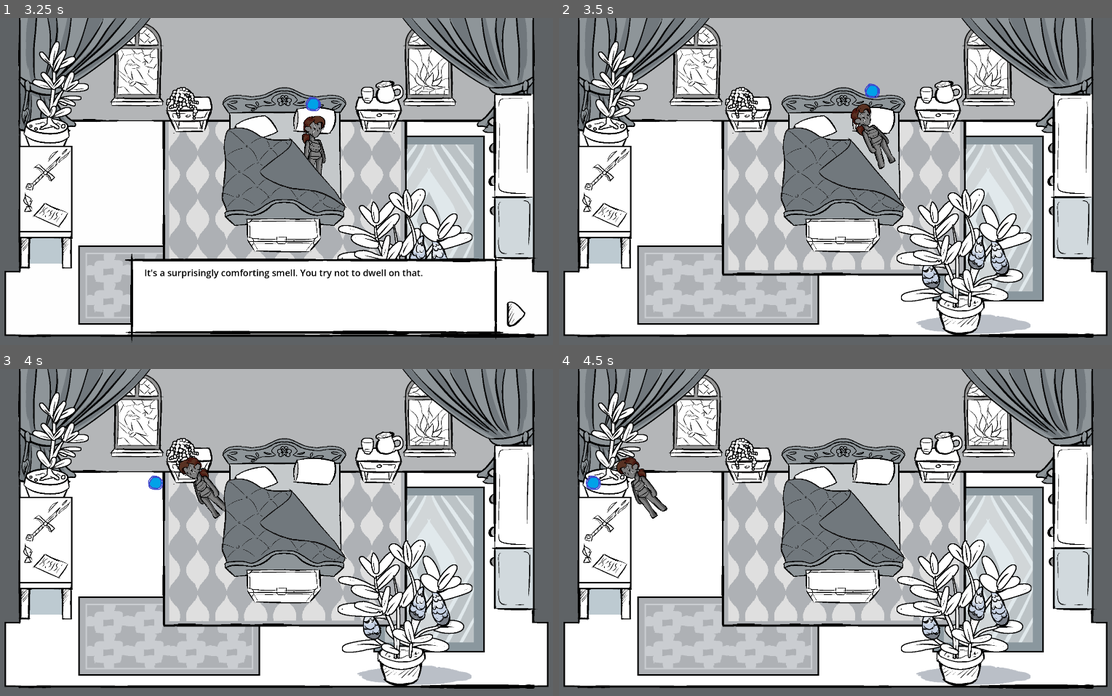
Above: before the commit, frames 1-4 (two rows, left to right).
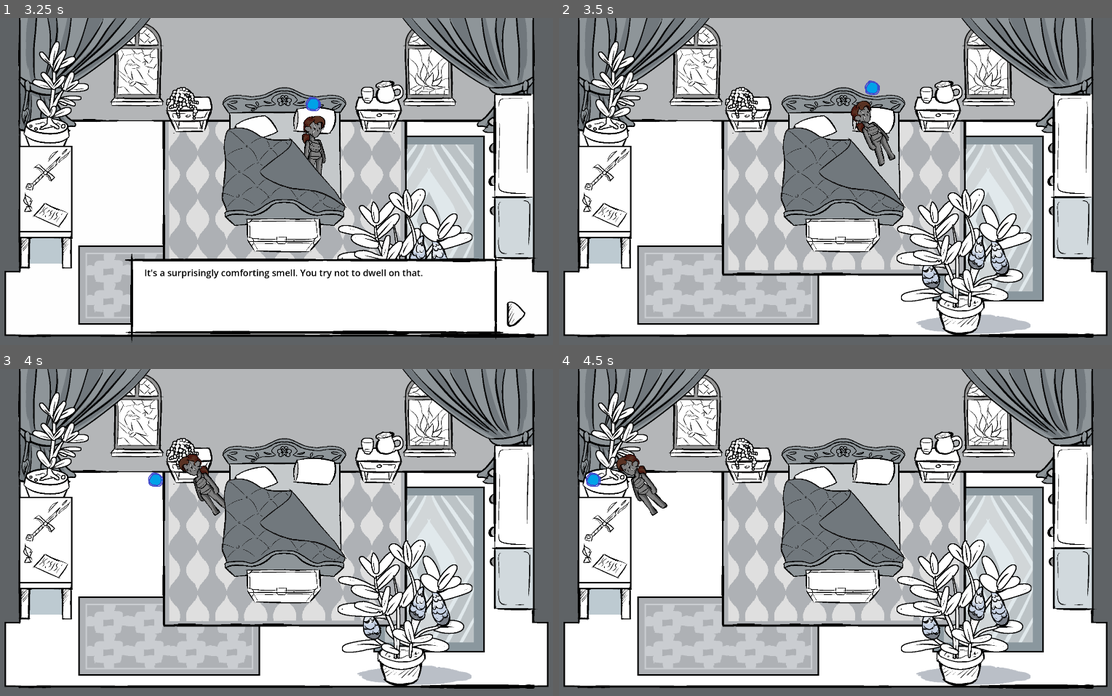
Above: after the commit, the same moments.

Repository: Jigamaree/Witchs-Orders
Game: Godot game, scene res://Scenes/Room_Bedroom.tscn
The game is run twice, just before and just after one commit, with the same random seed, the same clock (stepped at 60 frames per second) and the same inputs.
Inputs (mouse positions are in pixels of both pictures, inside the frame that each line leads up to):
- Up to frame 1 (3.25 s): tap Enter (ui_accept) at 0.5, 0.77, 1.07, 1.52, 1.55, 1.82, 2, 3.02 s; move the mouse to (409, 165) at 0.52 s; hold Right (ui_right) 0.53-1.28 s; tap Mouse wheel down (ui_scroll_down, bound only after the comm… at 0.6, 2.3, 2.85 s; click (409, 165) at 0.67 s; tap Mouse wheel up (ui_scroll_up, bound only after the commit) at 0.8, 1.35, 3.05 s; move the mouse to (165, 197) at 1.27 s; hold Down (ui_down) 1.28-2.03 s; click (165, 197) at 1.42 s; move the mouse to (337, 109) at 2.02 s; hold Right (ui_right) 2.03-2.78 s; hold Enter (ui_accept) 2.03-2.78 s; click (337, 109) at 2.17 s; move the mouse to (248, 246) at 2.77 s; hold Up (ui_up) from 2.78 s (still down); click (248, 246) at 2.92 s
- Up to frame 2 (3.5 s): keep holding Up (ui_up); tap Enter (ui_accept) at 3.32 s
- Up to frame 3 (4 s): move the mouse to (453, 581) at 3.52 s; release Up (ui_up) at 3.53 s; hold Left (ui_left) from 3.53 s (still down); hold Enter (ui_accept) from 3.53 s (still down); tap Mouse wheel up (ui_scroll_up, bound only after the commit) at 3.6 s; click (453, 581) at 3.67 s
- Up to frame 4 (4.5 s): keep holding Left (ui_left); tap Z (ui_debug2) at 4.15 s; move the mouse to (664, 483) at 4.27 s; release Enter (ui_accept) at 4.28 s; tap Mouse wheel down (ui_scroll_down, bound only after the comm… at 4.35 s; click (664, 483) at 4.42 s

Frame 1 is identical in both runs. In frame 2, 0.6% of the frame differs, in the area x 52-61%, y 19-47%; in frame 3, 0.6%; in frame 4, 0.7%, in the area x 4-20%, y 26-46%.

Commit message:
Fixed bug where you could move during door dialogue. Added fade out and in command to dialogue system. Expanded door dialogue and added bad end possibility. Probs some other changes but I haven't saved in a hot second whoops.

Diff:
--- a/Scenes/AssetScenes/PlayerCharacter.tscn
+++ b/Scenes/AssetScenes/PlayerCharacter.tscn
@@ -34,7 +34,7 @@
 [sub_resource type="RectangleShape2D" id="RectangleShape2D_mdaju"]
 size = Vector2(60.5, 62)
 
-[node name="PlayerCharacter" type="CharacterBody2D" unique_id=725370827 groups=["player", "playerBody"]]
+[node name="PlayerCharacter" type="CharacterBody2D" unique_id=725370827 groups=["player", "playerBody", "playerClass"]]
 script = ExtResource("1_kwl72")
 
 [node name="characterSprite2D" type="AnimatedSprite2D" parent="." unique_id=1049455970]
--- a/Scenes/Room_Bedroom.tscn
+++ b/Scenes/Room_Bedroom.tscn
@@ -229,7 +229,7 @@
 [node name="WardrobeCollide2" type="StaticBody2D" parent="Collisions" unique_id=1166416866]
 
 [node name="CollisionShape2D" type="CollisionShape2D" parent="Collisions/WardrobeCollide2" unique_id=837792558]
-position = Vector2(976, 152)
+position = Vector2(975, 142)
 shape = SubResource("RectangleShape2D_l272v")
 debug_color = Color(0.97802454, 0, 0.40322107, 0.41960785)
 
--- a/Scripts/DialogueSystem/_DialogueSystem.gd
+++ b/Scripts/DialogueSystem/_DialogueSystem.gd
@@ -44,6 +44,11 @@
 @onready var background_tint_rect: ColorRect = $Control/BackgroundTintRect
 @onready var background_image_rect: TextureRect = $Control/CenterContainer/imageDisplayRect
 
+var scroll_direction := 0
+@export var scroll_speed := 400.0
+var boxHasFocus = true
+var scroll_amount = 30
+
 func _ready() -> void:
 	continue_arrow.hide()
 	choice_box.hide()
@@ -61,10 +66,7 @@
 	await get_tree().create_timer(0.3).timeout
 	inital_input_blocked = false
 
-func _process(_delta: float) -> void:
-	if text_finished and choice_box.visible == true:
-		print("keyboard select?")
-
+func _process(delta: float) -> void:
 	if Input.is_action_just_pressed("ui_accept") and inital_input_blocked == false:
 		advance_line()
 
@@ -74,6 +76,44 @@
 
 	if continue_arrow.visible:
 		continue_arrow.play("default")
+
+	if scroll_direction == 0:
+		return
+
+	var bar = dialogue.get_v_scroll_bar()
+	bar.value += scroll_direction * scroll_speed * delta
+
+func any_button_has_focus() -> bool:
+	var focused := get_viewport().gui_get_focus_owner()
+	return focused != null and choice_box.is_ancestor_of(focused)
+
+func _unhandled_input(event: InputEvent) -> void:
+	if event.is_action_pressed("ui_left") or event.is_action_pressed("ui_right"):
+		if choice_box.visible == true:
+			if !boxHasFocus:
+				get_viewport().gui_release_focus()
+				dialogue.grab_focus()
+				boxHasFocus = true
+			else:
+				choice_box.get_child(0).grab_focus()
+				boxHasFocus = false
+
+	if event.is_action_pressed("ui_down"):
+		scroll_direction = 1
+
+	elif event.is_action_pressed("ui_up"):
+		scroll_direction = -1
+
+	elif event.is_action_released("ui_down") or event.is_action_released("ui_up"):
+		scroll_direction = 0
+
+func _input(event: InputEvent) -> void:
+	if event is InputEventMouseButton and event.is_action("ui_scroll_down"):
+		var bar = dialogue.get_v_scroll_bar()
+		bar.value += scroll_amount
+	elif event is InputEventMouseButton and event.is_action("ui_scroll_up"):
+		var bar = dialogue.get_v_scroll_bar()
+		bar.value -= scroll_amount
 
 func set_dialogue():
 	#var dlg = conv[index].dialogue
@@ -83,6 +123,7 @@
 	set_speaker_title_and_visability()
 	set_portrait()
 	check_for_background_or_full_image()
+	fade_in_or_out()
 	set_text_alignment()
 
 	# Set label text to line
@@ -173,6 +214,19 @@
 	if conv[index].has("illustration"):
 		print("a FULL image would be set here!")
 
+func fade_in_or_out():
+	if conv[index].has("fadeIntoScene"):
+		var tween = get_tree().create_tween()
+		tween.tween_property(background_tint_rect, "modulate:a", 0, 0.5).from(255.0)
+		await tween.finished
+	elif conv[index].has("fadeToBlack"):
+		background_tint_rect.visible = true
+		var tween = get_tree().create_tween()
+		#tween.set_parallel(true)
+		tween.tween_property(background_tint_rect, "modulate:a", 255.0, 0.5).from(0)
+		await tween.finished
+		#this means the next statement doesn't run unnessasarily
+		last_was_background = true
 
 var rate_norm = 0.03
 var rate_comma = 0.12
@@ -222,7 +276,7 @@
 			btn.pressed.connect(make_choice.bind(conv[index].choice[c].goto))
 			# Add the button to the container
 			choice_box.add_child(btn)
-		choice_box.get_child(0).grab_focus()
+		#choice_box.get_child(0).grab_focus()
 
 func make_choice(goto):
 	index = goto
@@ -231,6 +285,7 @@
 
 func advance_line():
 	if text_finished:
+		boxHasFocus = true
 		# Simple line, always goes to the same next line
 		if conv[index].has("setSaveVariable"):
 			var setValueArr = conv[index].setSaveVariable
--- a/Scripts/DialogueSystem/scripts_sleepyroom.gd
+++ b/Scripts/DialogueSystem/scripts_sleepyroom.gd
@@ -12,8 +12,7 @@
 	"GingerBaby": {
 		0: {"checkSaveVariable": { "keyToCheck": "plant_guide_read", "wantedValue": "true", "goto_false": 1, "goto_true": 2 }},
 		1: { "speaker": "", "dialogue": "This plant is the spitting image of the larger potted plant across the room. The leaves closest to you are just a touch warm from the light filtering in the window.", "end": true},
-		2: { "speaker": "", "dialogue": "This appears to be not ju …(142 unchanged characters)… old. The knowledge? Thousands, probably.
-Something tells you that money isn't the point of this plant's existence.", "end": true},
+		2: { "speaker": "", "dialogue": "This appears to be not ju …(142 unchanged characters)… old. The knowledge? Thousands, probably. Something tells you that money isn't the point of this plant's existence.", "end": true},
 		},
 
 	"GingerAdult": {
@@ -68,28 +67,34 @@
 		2: { "speaker": "none", "dialogue": "You know the textured glass and heavy lead edging will be too difficult to break.", "end": true } ,
 		},
 
-	"bookshelf": {
-		#1: { "speaker": "A Friend", "dialogue": "This is a simple line of dialogue!", "goto": 2 },
-		#2: { "speaker": "A Friend", "dialogue": "Here's one that sets a condition.", "set": "some_flag", "goto": 3 },
-		#3: { "speaker": "A Friend", "dialogue": "Now we can check that condition and change what comes next.", "check": { "condition": "some_flag", "goto_false": 4, "goto_true": 5 } },
-		1: { "speaker": "none", "dialogue": "I can make choices looking at books.", "goto": 6 },
-		6: { "speaker": "none", "dialogue": "Like this!", "choice": {"c1": {"choice": "I like choices.", "goto": 7 }, "c2": { "choice": "Choices are scary.", "goto": 8 } } },
-		7: { "speaker": "MC", "dialogue": "I like them too.", "goto": 9 },
-		8: { "speaker": "MC", "dialogue": "They do suck.", "goto": 9 },
-		9: { "speaker": "none", "dialogue": "Wow! Options!", "end": true } ,
-		},
-
 	"lockedDoor": {
+		0: {"checkSaveVariable": { "keyToCheck": "bedroom_testedTheDoor", "wantedValue": "true", "goto_false": 1, "goto_true": 7 }},
+		#first time
 		1: { "speaker": "none", "dialogue": "The door is made of sturdy wood, with a decorative brass handle. As you walk up, red threads of magic flicker to life, before racing along a complex arcane swirl on the door.", "goto": 2 },
 		2: { "speaker": "MC", "emote": "eep", "dialogue": " Witchcraft!", "goto": 3 },
-
 		3: { "speaker": "none", "dialogue": "You hesitate briefly before trying to open the door - no luck. The door doesn't budge an inch; you'd honestly think it jammed if the sigil didn't flare with the attempt.", "goto": 4 },
 		4: { "speaker": "none", "dialogue": "Just as you let go, a thought thunders through your mind like a premonition.", "goto": 5 },
 		5: { "speaker": "none", "dialogue": "%wsTo exit, you must be of more than what you are.%ws", "completelyCentered": true, "goto": 6 },
-		6: { "speaker": "MC", "emote": "exasperated", "dialogue": "...Is this door really telling me to get dressed?", "end": true },
-		},
+		6: { "speaker": "MC", "emote": "exasperated", "dialogue": "...Is this door really telling me to get dressed?",
+		"setSaveVariable": ["bedroom_testedTheDoor", true], "end": true },
+		#second time
+		7: { "speaker": "none", "dialogue": "%wsTo exit, you must be of more than what you are.%ws", "completelyCentered": true, "checkSaveVariable": { "keyToCheck": "bedroom_testedTheDoorTwice", "wantedValue": "true", "goto_false": 8, "goto_true": 9 } },
+		8: { "speaker": "MC", "emote": "exasperated", "dialogue": "The fact this door can tell me what to do is really getting on my nerves.", "setSaveVariable": ["bedroom_testedTheDoorTwice", true], "end": true },
+		9: { "speaker": "MC", "dialogue": "I don't need to play these games.",
+		"choice": {"c1": {"choice": "Take a breath.", "goto": 10 }, "c2": { "choice": "Kick in the door", "goto": 12 } } },
+		10: { "speaker": "", "dialogue": "Maybe it's not a good idea to go kicking in enchanted doors. You take a few moments to steady yourself - closed eyes, counting to three on each inhale and exhale.", "goto": 11 },
+		11: { "speaker": "", "dialogue": "This witch may be playing games with you - but there's no reason to lose your cool.", "end": true },
+		12: { "speaker": "", "dialogue": "You've trained for this exact moment. Steadying yourself, you kick the door open.", "fadeToBlack":true, "playEnding": "Captured" },
+	},
 
-		"ChestOfDrawers":{
+	"Test":{
+		1: { "speaker": "", "dialogue": "This is a test of the scroll. This is a test of the scroll. This is a test of the scroll. This is a test of the scroll. This is a test of the scroll. This is a test of the scroll. This is a test of the scroll. This is a test of the scroll. This is a test of the scroll. This is a test of the scroll. This is a test of the scroll. This is a test of the scroll. This is a test of the scroll. This is a test of the scroll. This is a test of the scroll. This is a test of the scroll. This is a test of the scroll. This is a test of the scroll. This is a test of the scroll. This is a test of the scroll. This is a test of the scroll. This is a test of the scroll. This is a test of the scroll. This is a test of the scroll.",
+		"choice": {"c1": {"choice": "Take a breath.", "goto": 2 }, "c2": { "choice": "Kick in the door", "goto": 2 } } },
+		2: { "speaker": "", "dialogue": "This should fade back in.", "end": true },
+	},
+
+
+	"ChestOfDrawers":{
 		0: {"checkSaveVariable": { "keyToCheck": "bedroom_doorLocked", "wantedValue": "false", "goto_false": 1, "goto_true": 2 }},
 		1: { "speaker": "none", "dialogue": "You find some clothes! Wow!", "backgroundImage": true, "setSaveVariable": ["bedroom_doorLocked", false], "end": true },
 		2: { "speaker": "", "dialogue": "You've already gotten dressed, dude.", "end": true }
--- a/Scripts/interactableDoor.gd
+++ b/Scripts/interactableDoor.gd
@@ -24,6 +24,7 @@
 	isLocked = SaveManager.getSaveVariable("bedroom_doorLocked")
 
 	if isLocked == true and currentRoom == GlobalVariables.roomsInHouse.SLEEPYROOM and roomDestination == GlobalVariables.roomsInHouse.LIVING_ROOM:
+		GlobalVariables.pauseRegularGameplay.emit()
 		GlobalVariables.startDialogue.emit("lockedDoor")
 	else:
 		NavMan.change_scenes(currentRoom, roomDestination)
--- a/Scripts/interactableObject.gd
+++ b/Scripts/interactableObject.gd
@@ -7,8 +7,9 @@
 signal playDialogue(objectName)
 
 func interact() -> void:
+
+	GlobalVariables.pauseRegularGameplay.emit()
 	spawn_dialogue()
 
 func spawn_dialogue():
 	GlobalVariables.startDialogue.emit(objectName)
-	GlobalVariables.pauseRegularGameplay.emit()
--- a/Scripts/playerCharacter.gd
+++ b/Scripts/playerCharacter.gd
@@ -1,6 +1,6 @@
 extends CharacterBody2D
 
-class_name  PlayerClass
+class_name PlayerClass
 
 @onready var interactionArea = $InteractionArea
 @onready var characterSprite = $characterSprite2D
@@ -63,6 +63,8 @@
 		characterSprite.play("default")
 
 func _input(event: InputEvent) -> void:
+	if event.is_action_pressed("ui_debug2"):
+		print(str(isPaused))
 	if isPaused == false:
 		if event.is_action_pressed("ui_accept"):
 			for area in interactionArea.get_overlapping_areas():
--- a/_SaveData/SaveData_CurrentGame.gd
+++ b/_SaveData/SaveData_CurrentGame.gd
@@ -23,6 +23,7 @@
 	"bedroom_waterDrunk": false,
 	"bedroom_doorLocked": true,
 	"bedroom_testedTheDoor": false,
+	"bedroom_testedTheDoorTwice": false,
 
 	"bathroom_furnaceFern": false,
 
--- a/project.godot
+++ b/project.godot
@@ -60,6 +60,7 @@
 playerInteractNode=""
 playerBody=""
 interactable=""
+playerClass=""
 
 [input]
 
@@ -101,6 +102,16 @@
 "events": [Object(InputEventKey,"resource_local_to_scene":false,"resource_name":"","device":-1,"window_id":0,"alt_press …(192 unchanged characters)…
 ]
 }
+ui_scroll_up={
+"deadzone": 0.2,
+"events": [Object(InputEventMouseButton,"resource_local_to_scene":false,"resource_name":"","device":-1,"window_id":0,"alt_pressed":false,"shift_pressed":false,"ctrl_pressed":false,"meta_pressed":false,"button_mask":8,"position":Vector2(186, 22),"global_position":Vector2(198, 82),"factor":1.0,"button_index":4,"canceled":false,"pressed":true,"double_click":false,"script":null)
+]
+}
+ui_scroll_down={
+"deadzone": 0.2,
+"events": [Object(InputEventMouseButton,"resource_local_to_scene":false,"resource_name":"","device":-1,"window_id":0,"alt_pressed":false,"shift_pressed":false,"ctrl_pressed":false,"meta_pressed":false,"button_mask":16,"position":Vector2(427, 1),"global_position":Vector2(439, 61),"factor":1.0,"button_index":5,"canceled":false,"pressed":true,"double_click":false,"script":null)
+]
+}
 
 [physics]
 
